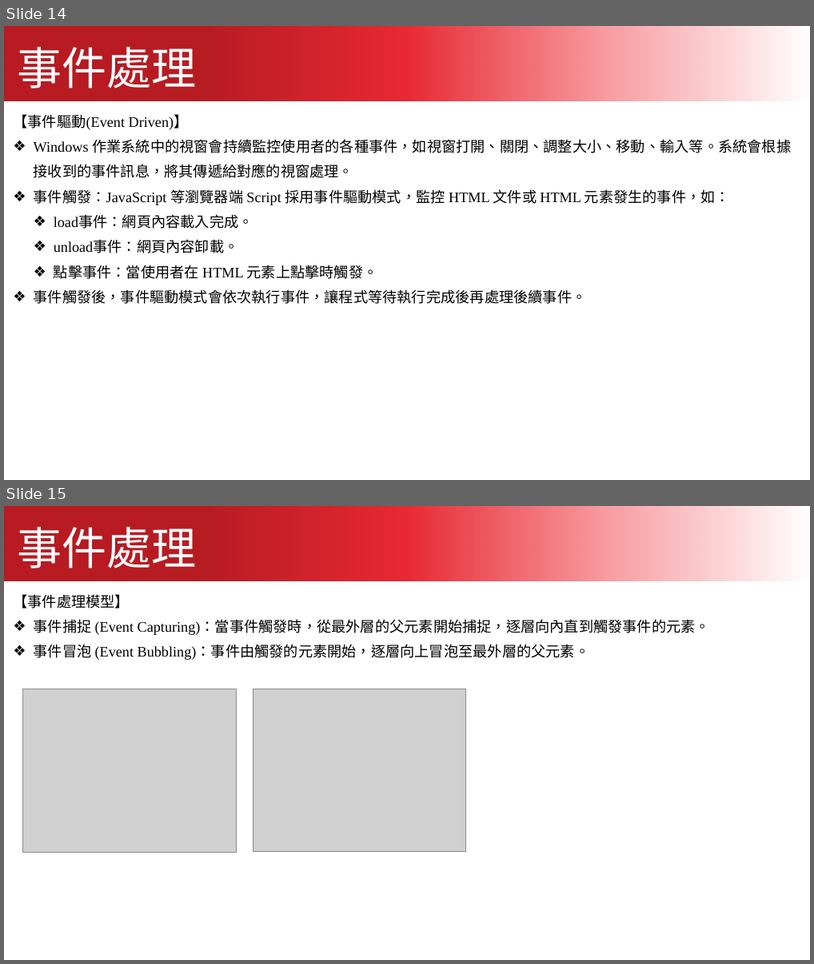
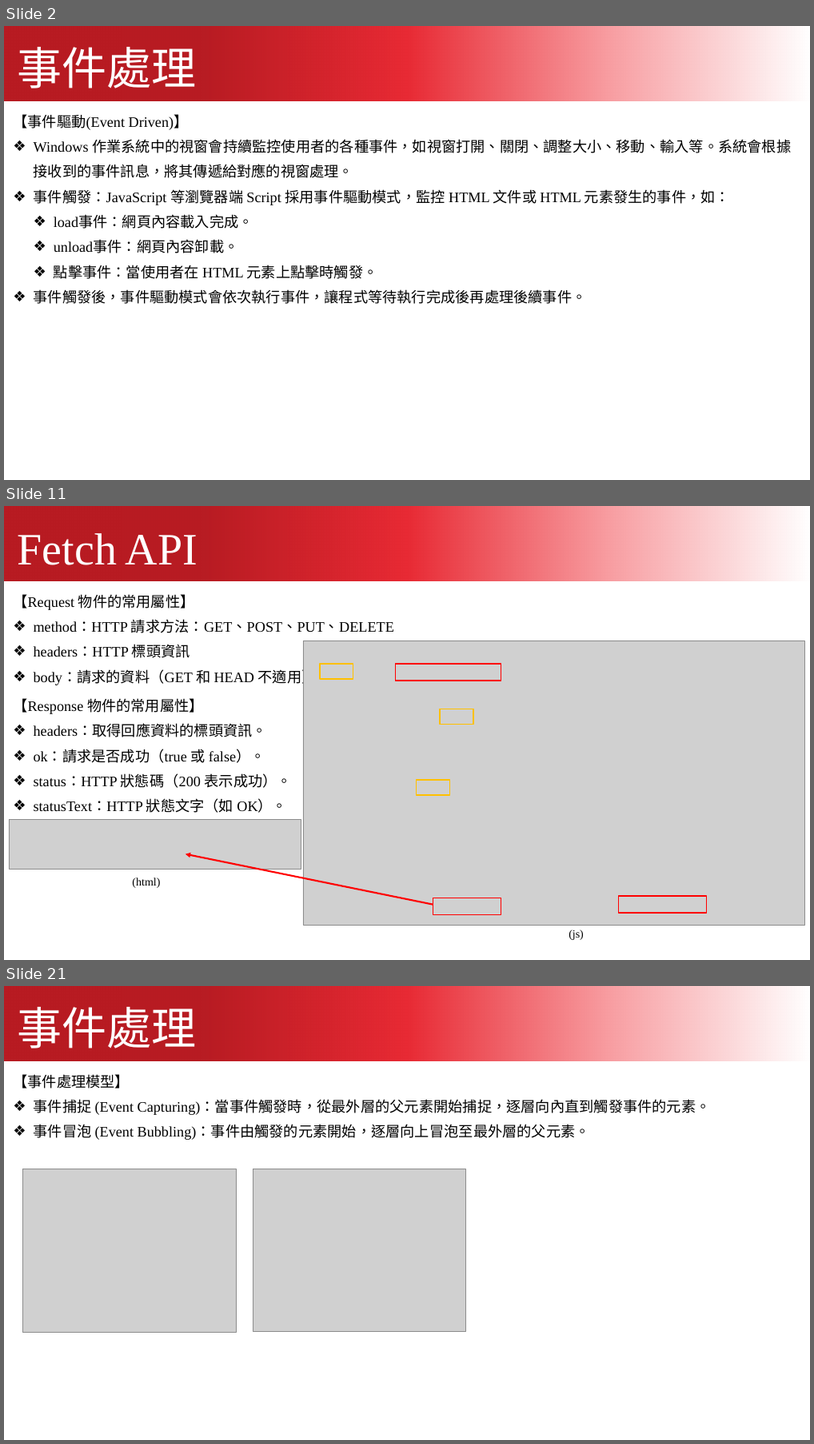
Before and after one commit to kcwc1029/blog-web, a slide deck: JavaScript/javascript_03.pptx. Shown one above the other, each under a label of ours: slides 14 and 15 before the commit, slides 2, 11 and 21 after it; the slides between them are not shown. The pictures are 814x964 and 814x1444 pixels, drawn with LibreOffice and Linux fonts; fonts in the diff are those of the drawing; grey boxes stand for pictures. Boxes give left, top, right and bottom in pixels: in the first picture for what was removed or moved away, otherwise in the second. Text is boxed around its words. In the diff, an @@ line names an element or a change of style, - is before the commit and + after.

```diff
--- a/JavaScript/javascript_03.pptx
+++ b/JavaScript/javascript_03.pptx
@@ slide 11 added at <box>4,506,810,960</box>, background #FFFFFF @@
@@ freeform shape added at <box>4,506,810,580</box>, fill gradient #B81B22 to #E82A34 to #F89DA1 to #FFFFFF @@
@@ text added at <box>18,533,198,565</box>, 80 pt, text #FFFFFF @@
+Fetch API
@@ text added at <box>13,594,394,686</box>, 26 pt, text #000000 @@
+【Request 物件的常用屬性】
+❖ method：HTTP 請求方法：GET、POST、PUT、DELETE
+❖ headers：HTTP 標頭資訊
+❖ body：請求的資料（GET 和 HEAD 不適用）
@@ picture added at <box>303,640,805,924</box> @@
@@ rectangle added at <box>320,664,353,679</box>, outline #FFC000 2 pt @@
@@ rectangle added at <box>395,664,502,680</box>, outline #FF0000 2 pt @@
@@ text added at <box>13,698,292,812</box>, 26 pt, text #000000 @@
+【Response 物件的常用屬性】
+❖ headers：取得回應資料的標頭資訊。
+❖ ok：請求是否成功（true 或 false）。
+❖ status：HTTP 狀態碼（200 表示成功）。
+❖ statusText：HTTP 狀態文字（如 OK）。
@@ rectangle added at <box>440,709,474,724</box>, outline #FFC000 2 pt @@
@@ rectangle added at <box>417,780,450,795</box>, outline #FFC000 2 pt @@
@@ picture added at <box>9,820,301,869</box> @@
@@ arrow added from (434, 904) to (186, 853), #FF0000 3 pt @@
@@ text added at <box>132,877,160,888</box>, 20 pt, text #000000 @@
+(html)
@@ rectangle added at <box>434,897,502,915</box>, outline #FF0000 2 pt @@
@@ rectangle added at <box>619,896,707,913</box>, outline #FF0000 2 pt @@
@@ text added at <box>569,929,584,940</box>, 20 pt, text #000000 @@
+(js)
@@ what was slide 14 is now slide 2 @@
@@ what was slide 15 is now slide 21 @@
```
Also in this commit, not shown: 17 other slides added, 12 slides removed, 6 other files.
